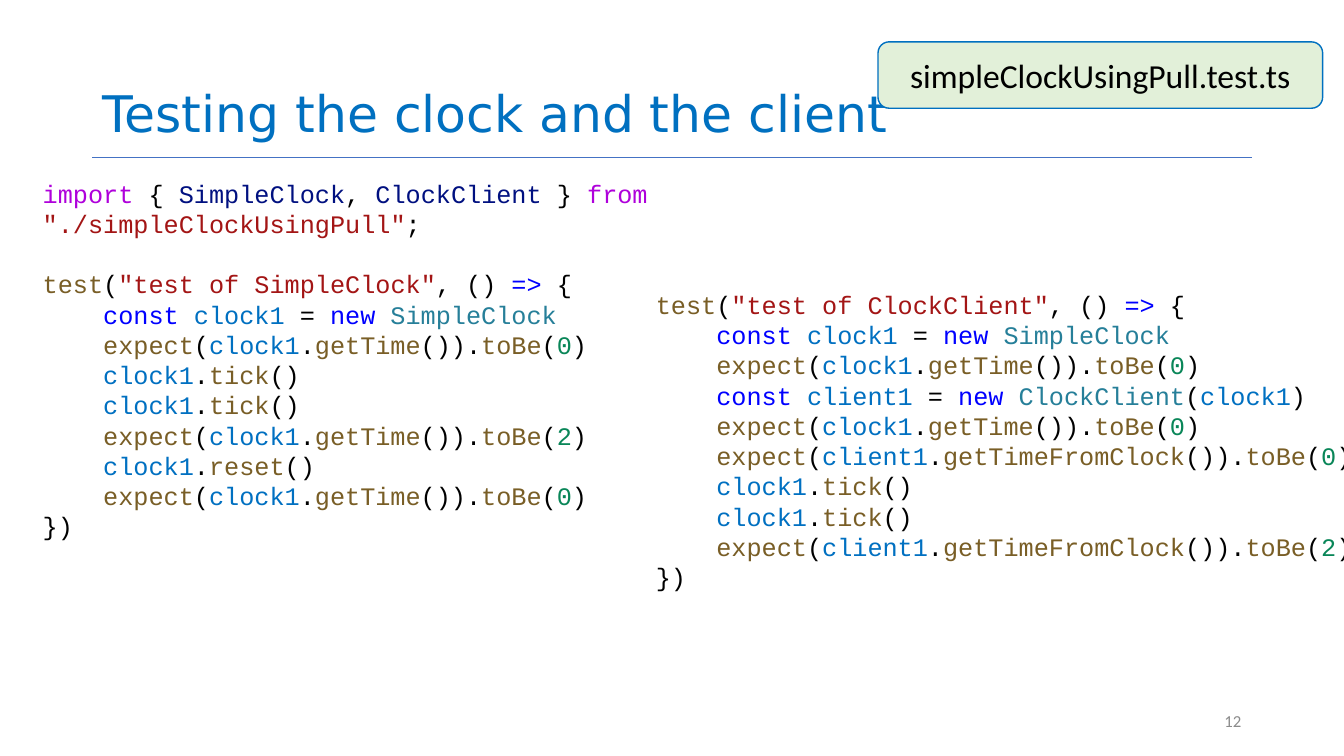
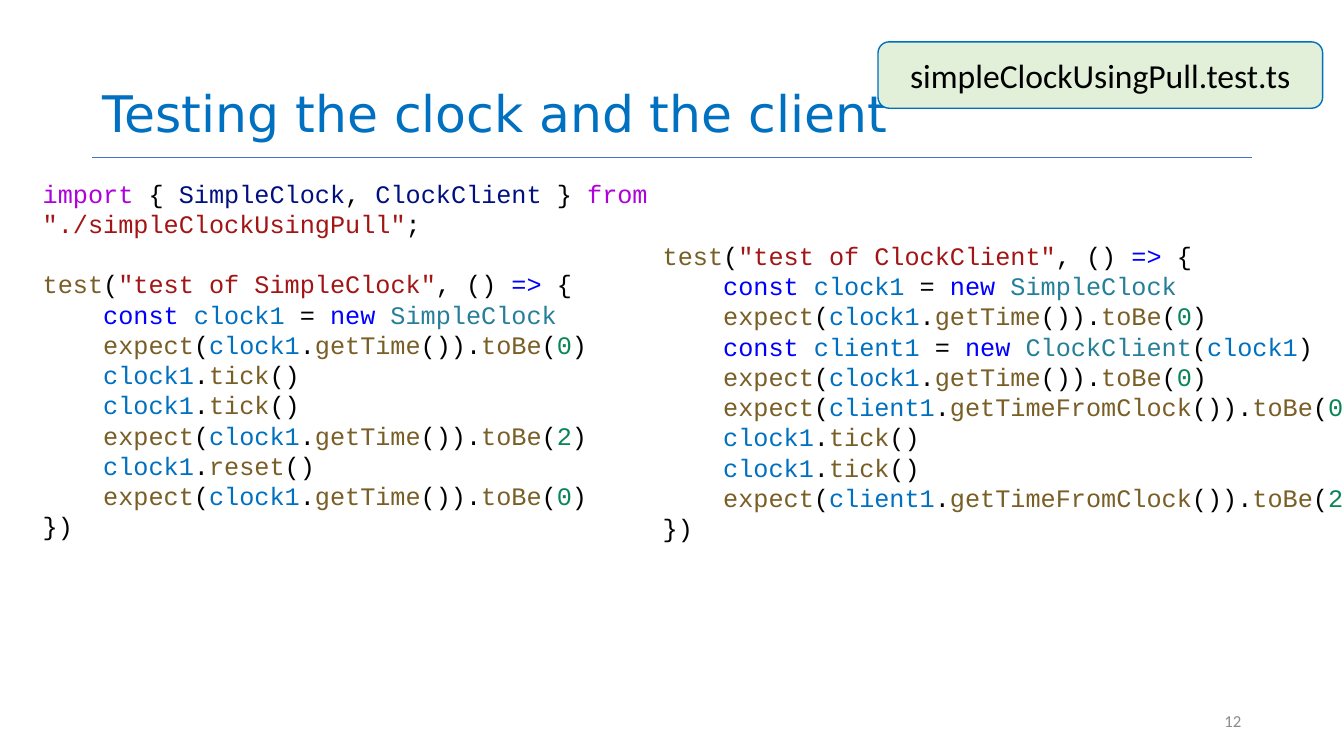
Before and after one commit to neu-se/CS4530-Fall-2024, a slide deck: slide 12 of Slides/Module 05 Interaction-Level Design Patterns.pptx. Drawn at 1344x756 pixels with LibreOffice and Linux fonts; fonts in the diff are those of the drawing. Boxes give left, top, right and bottom in pixels: in the first picture for what was removed or moved away, otherwise in the second. Text is boxed around its words. In the diff, an @@ line names an element or a change of style, - is before the commit and + after.

```diff
--- a/Slides/Module 05 Interaction-Level Design Patterns.pptx
+++ b/Slides/Module 05 Interaction-Level Design Patterns.pptx
@@ text "test("test of ClockClient", () => ..." rewrapped from (656,295,1344,562) to (663,246,1344,513) @@
```
Also in this commit, not shown: 1 other slide changed, 1 other file.
